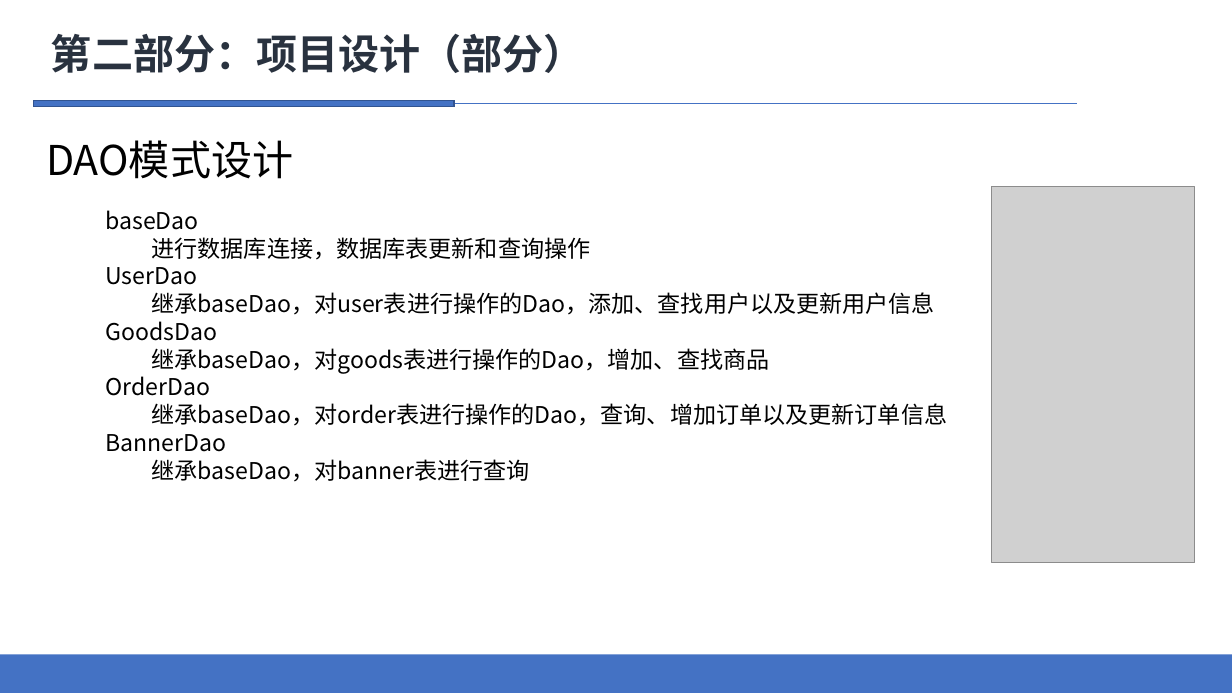
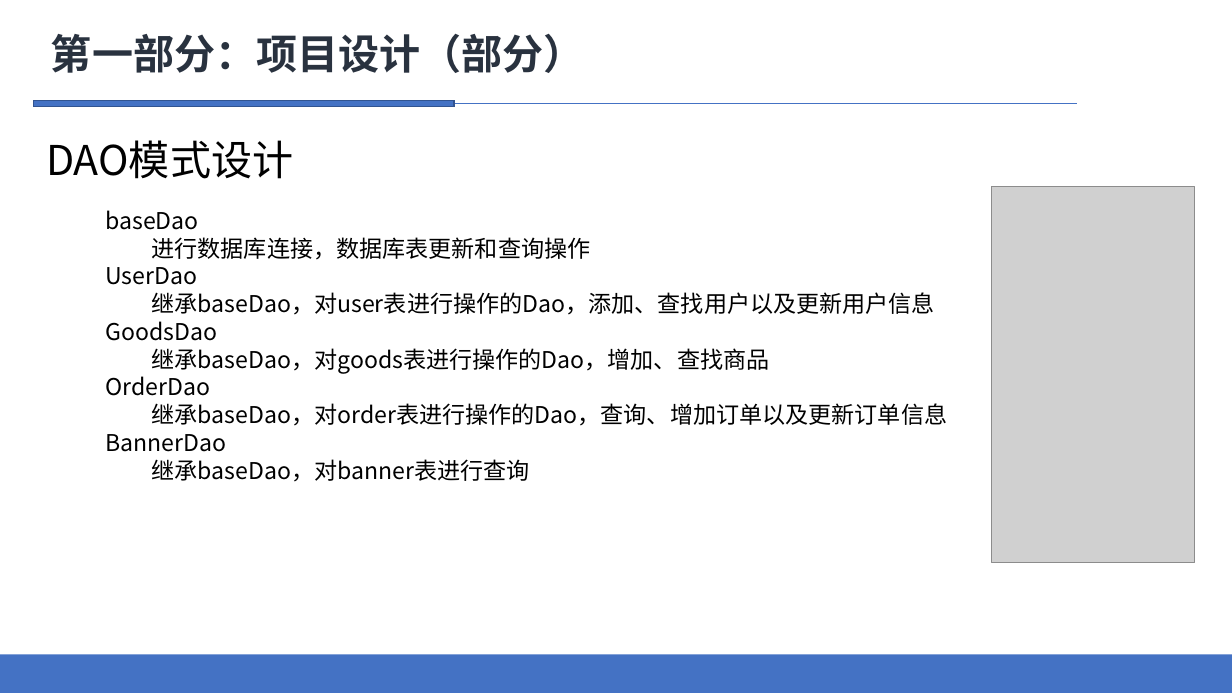
Before and after one commit to zhyu0121/-, a slide deck: slide 4 of 阿里学长线上商城.pptx (slide 6 before the commit). Drawn at 1232x693 pixels with LibreOffice and Linux fonts; fonts in the diff are those of the drawing; grey boxes stand for pictures. Boxes give left, top, right and bottom in pixels: in the first picture for what was removed or moved away, otherwise in the second. Text is boxed around its words. In the diff, an @@ line names an element or a change of style, - is before the commit and + after.

```diff
--- a/阿里学长线上商城.pptx
+++ b/阿里学长线上商城.pptx
@@ text at bbox=[51, 34, 585, 73]: text changed @@
-第二部分：项目设计（部分）
+第一部分：项目设计（部分）
```
Also in this commit, not shown: 11 other slides changed, 2 slides removed.
